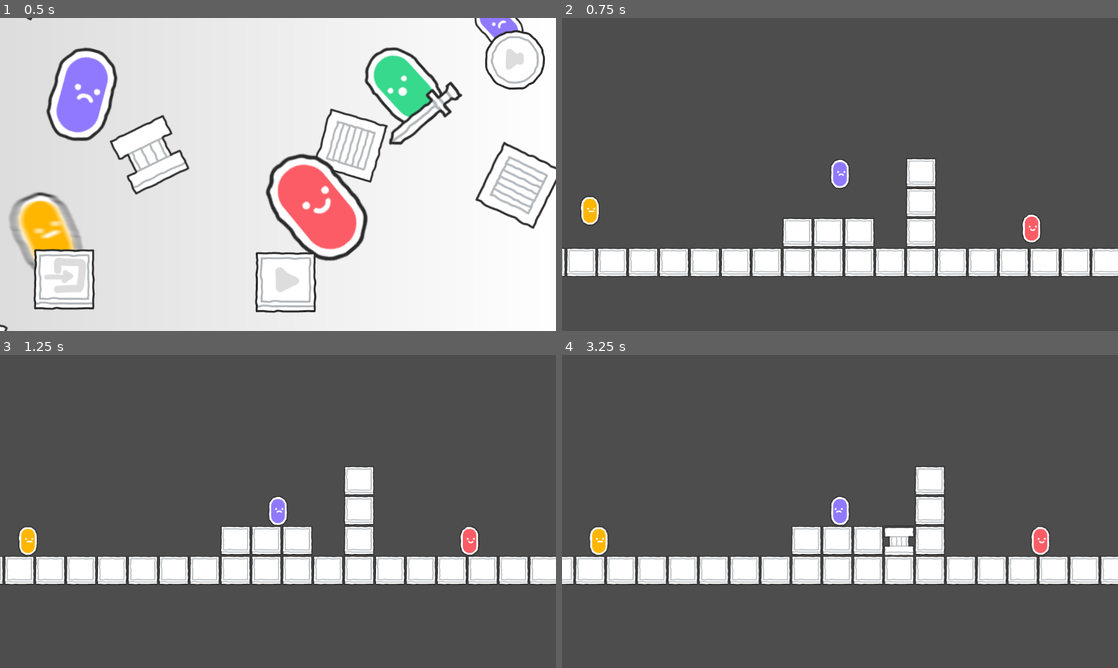
Above: before the commit, frames 1-4 (two rows, left to right).
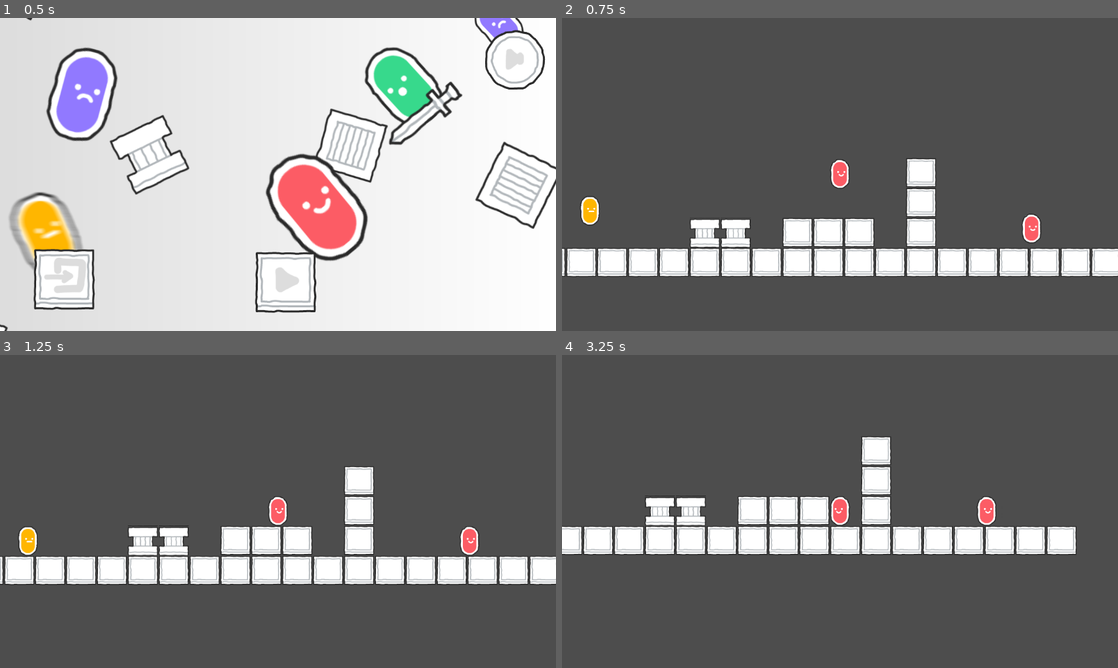
Above: after the commit, the same moments.

Repository: Alloces/DeadIsGood
Game: Godot game, scene res://MainMenu.tscn
Two runs of this game, one before a commit and one after it. Both use one fixed random seed, a clock stepped at 60 frames per second and the inputs below.
Inputs (mouse positions are in pixels of both pictures, inside the frame that each line leads up to):
- Up to frame 1 (0.5 s): no input
- Up to frame 2 (0.75 s): click (845, 280) at 0.5 s
- Up to frame 3 (1.25 s): no input
- Up to frame 4 (3.25 s): tap Enter (ui_accept) at 1.25, 1.52, 2.27, 2.75 s; move the mouse to (962, 495) at 1.27 s; hold Right (ui_right) 1.28-2.78 s; click (962, 495) at 1.42 s; move the mouse to (728, 527) at 2.02 s; move the mouse to (895, 442) at 2.77 s; hold Left (ui_left) from 2.78 s (still down)

Frame 1 is identical in both runs. In frame 2, 1.0% of the frame differs, in the area x 23-52%, y 45-74%; in frame 3, 1.1%; in frame 4, 20%, in the area x 0-100%, y 26-74%.

Commit message:
set music on loop

Diff:
--- a/audio_manager.gd
+++ b/audio_manager.gd
@@ -5,6 +5,7 @@
 # Called when the node enters the scene tree for the first time.
 func _ready():
 	stream = music
+	stream.set_loop(true)
 	volume_db = -20
 	play()
 
--- a/scenes/Levels/Level_1.tscn
+++ b/scenes/Levels/Level_1.tscn
@@ -390,12 +390,11 @@
 scale = Vector2(1, 0.966707)
 tile_set = SubResource("TileSet_2n47c")
 format = 2
-layer_0/tile_data = PackedInt32Array(589824, 65536, 10, 5898 …(410 unchanged characters)… 10, 524289, 65536, 10, 524291, 65536, 10)
+layer_0/tile_data = PackedInt32Array(589824, 65536, 10, 5898 …(410 unchanged characters)… 10, 524289, 65536, 10, 524291, 65536, 10, 589823, 262144, 7, 589822, 262144, 7)
 
 [node name="Player" parent="." instance=ExtResource("2_3brh7")]
 position = Vector2(184, 391)
 is_player = true
-type = 3
 
 [node name="YellowDude" parent="." instance=ExtResource("2_3brh7")]
 position = Vector2(-334, 467)
